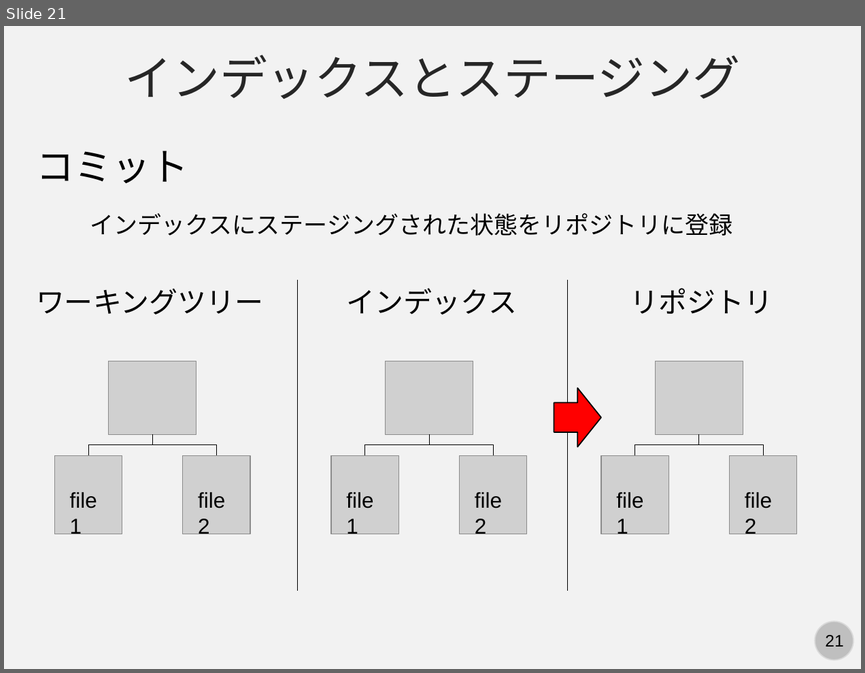
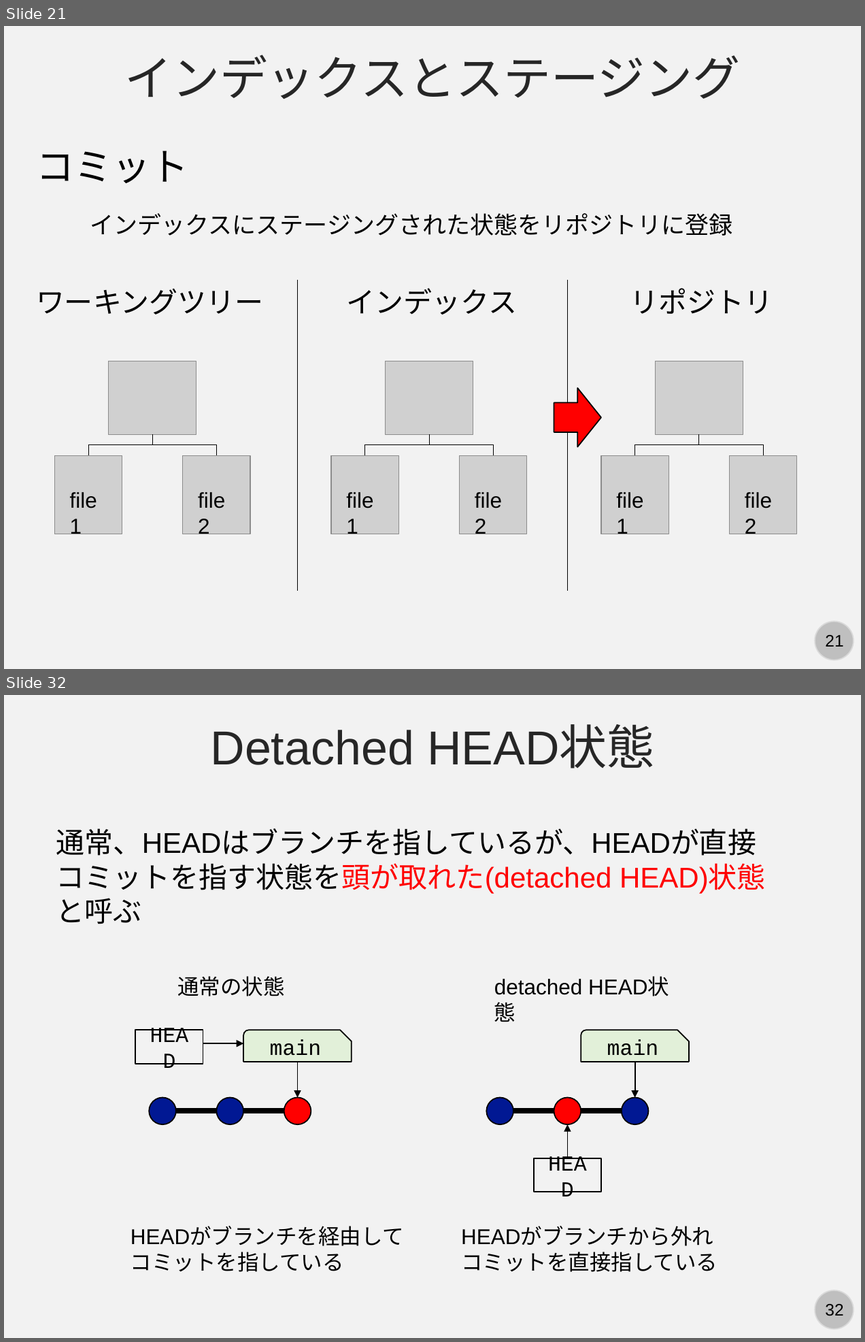
Before and after one commit to kaityo256/github, a slide deck: term/fig/slide.pptx. Shown one above the other, each under a label of ours: slide 21 before the commit, slides 21 and 32 after it; the slides between them are not shown. The pictures are 865x673 and 865x1342 pixels, drawn with LibreOffice and Linux fonts; fonts in the diff are those of the drawing; grey boxes stand for pictures. Boxes give left, top, right and bottom in pixels: in the first picture for what was removed or moved away, otherwise in the second. Text is boxed around its words. In the diff, an @@ line names an element or a change of style, - is before the commit and + after.

```diff
--- a/term/fig/slide.pptx
+++ b/term/fig/slide.pptx
@@ slide 32 added at bbox=[4, 695, 861, 1338], background #F2F2F2; not listed: 2 template elements that a slide beside it also shows @@
@@ text added at bbox=[211, 726, 654, 768], 40 pt, text #262626 @@
+Detached HEAD状態
@@ text added at bbox=[56, 828, 766, 924], 24 pt, text #000000 @@
+通常、HEADはブランチを指しているが、HEADが直接コミットを指す状態を頭が取れた(detached HEAD)状態と呼ぶ
@@ text added at bbox=[177, 976, 285, 996], 18 pt, text #000000 @@
+通常の状態
@@ text added at bbox=[494, 979, 583, 995], 18 pt, text #000000 @@
+detached HEAD状態
@@ rectangle added at bbox=[136, 1030, 204, 1064], outline #000000 1 pt, 18 pt, text #000000 @@
+HEAD
@@ snip round rect added at bbox=[244, 1030, 352, 1062], fill #E2F0D9, outline #000000 1 pt, 18 pt, text #000000 @@
+main
@@ snip round rect added at bbox=[581, 1030, 689, 1062], fill #E2F0D9, outline #000000 1 pt, 18 pt, text #000000 @@
+main
@@ arrow added from (203, 1043) to (244, 1043), #000000 1 pt @@
@@ arrow added from (298, 1062) to (298, 1097), #000000 1 pt @@
@@ arrow added from (634, 1062) to (634, 1097), #000000 1 pt @@
@@ ellipse added at bbox=[149, 1097, 175, 1123], fill #011893, outline #000000 1 pt @@
@@ ellipse added at bbox=[216, 1097, 243, 1123], fill #011893, outline #000000 1 pt @@
@@ ellipse added at bbox=[284, 1097, 311, 1123], fill #FF0000, outline #000000 1 pt @@
@@ ellipse added at bbox=[486, 1097, 513, 1123], fill #011893, outline #000000 1 pt @@
@@ ellipse added at bbox=[554, 1097, 581, 1123], fill #FF0000, outline #000000 1 pt @@
@@ ellipse added at bbox=[621, 1097, 647, 1123], fill #011893, outline #000000 1 pt @@
@@ line added from (176, 1110) to (216, 1110), #000000 4.5 pt @@
@@ line added from (244, 1110) to (284, 1110), #000000 4.5 pt @@
@@ line added from (513, 1110) to (554, 1110), #000000 4.5 pt @@
@@ line added from (581, 1110) to (621, 1110), #000000 4.5 pt @@
@@ arrow added from (567, 1157) to (567, 1124), #000000 1 pt @@
@@ rectangle added at bbox=[534, 1157, 601, 1191], outline #000000 1 pt, 18 pt, text #000000 @@
+HEAD
@@ text added at bbox=[130, 1227, 404, 1272], 18 pt, text #000000 @@
+HEADがブランチを経由して
+コミットを指している
@@ text added at bbox=[461, 1227, 717, 1272], 18 pt, text #000000 @@
+HEADがブランチから外れ
+コミットを直接指している
```
Also in this commit, not shown: 3 slides changed, 17 other slides added.
